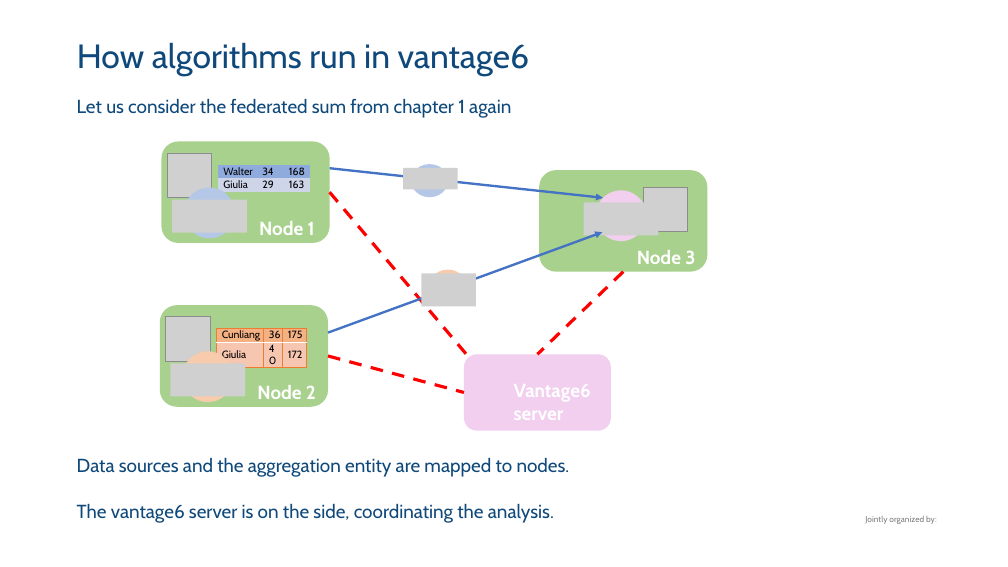
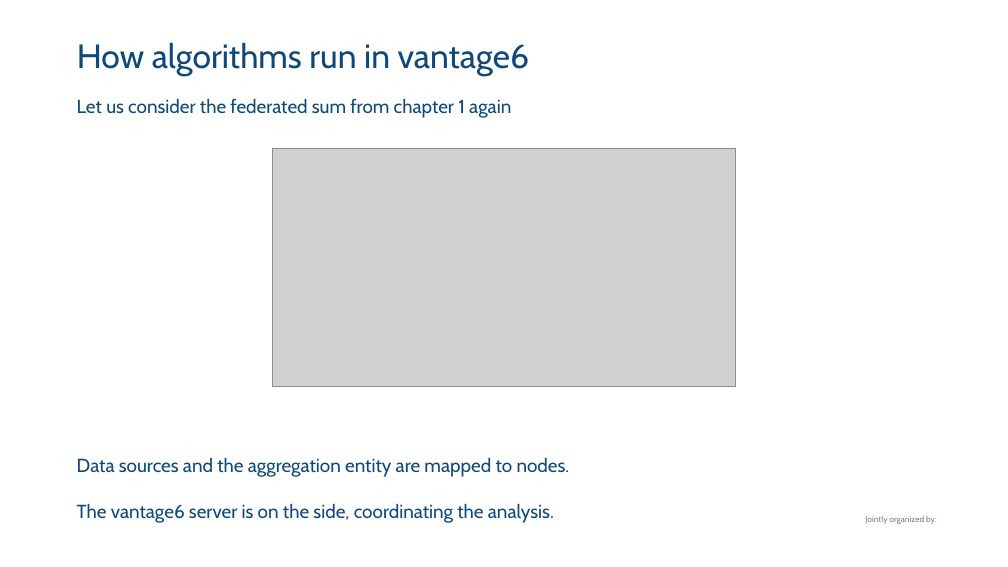
Before and after one commit to vantage6/vantage6-workshop, a slide deck: slide 24 of slides/chapter_2_v6_basics.pptx. Drawn at 1008x567 pixels with LibreOffice and Linux fonts; fonts in the diff are those of the drawing; grey boxes stand for pictures; background and template pictures are left out. Boxes give left, top, right and bottom in pixels: in the first picture for what was removed or moved away, otherwise in the second. Text is boxed around its words. In the diff, an @@ line names an element or a change of style, - is before the commit and + after.

```diff
--- a/slides/chapter_2_v6_basics.pptx
+++ b/slides/chapter_2_v6_basics.pptx
@@ rounded rectangle removed at [162, 141, 330, 243] @@
@@ picture added at [273, 148, 736, 386] @@
@@ picture removed at [167, 153, 212, 197] @@
@@ table removed at [218, 165, 309, 193], 2 rows, 3 columns @@
-Walter | 34 | 168
-Giulia | 29 | 163
@@ arrow removed from (330, 169) to (603, 198) @@
@@ picture removed at [403, 168, 457, 190] @@
@@ ellipse removed at [411, 164, 448, 197] @@
@@ picture removed at [172, 200, 247, 233] @@
@@ ellipse removed at [184, 188, 234, 238] @@
@@ line removed from (330, 192) to (470, 359) @@
@@ text removed at [259, 221, 315, 235] @@
-Node 1
@@ arrow removed from (328, 333) to (603, 232) @@
@@ group removed at [539, 170, 708, 271]: 2 pictures, 1 rounded rectangle, 1 ellipse, 1 text @@
-Node 3
@@ picture removed at [421, 274, 476, 307] @@
@@ ellipse removed at [430, 270, 467, 303] @@
@@ line removed from (623, 271) to (538, 355) @@
@@ rounded rectangle removed at [160, 306, 328, 407] @@
@@ picture removed at [166, 317, 210, 361] @@
@@ table removed at [216, 328, 306, 362], 2 rows, 3 columns @@
-Cunliang | 36 | 175
-Giulia | 40 | 172
@@ ellipse removed at [182, 352, 233, 402] @@
@@ line removed from (328, 356) to (464, 392) @@
@@ rounded rectangle removed at [464, 355, 611, 431] @@
@@ picture removed at [170, 364, 245, 397] @@
@@ text removed at [257, 385, 316, 399] @@
-Node 2
```
Also in this commit, not shown: 3 other files.
